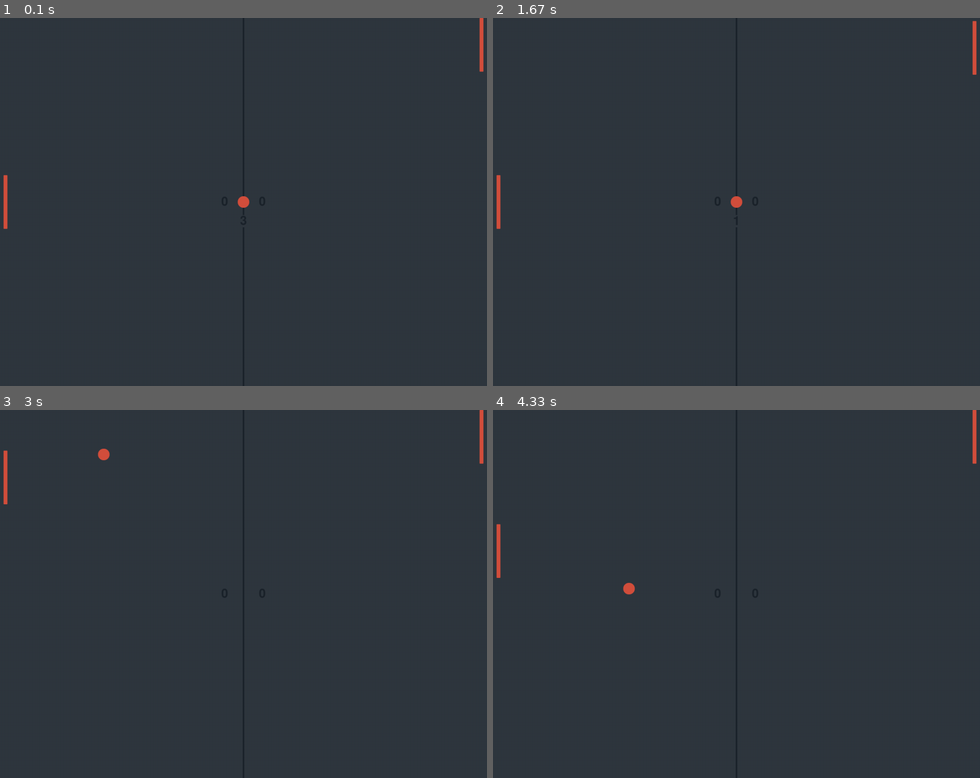
Above: before the commit, frames 1-4 (two rows, left to right).
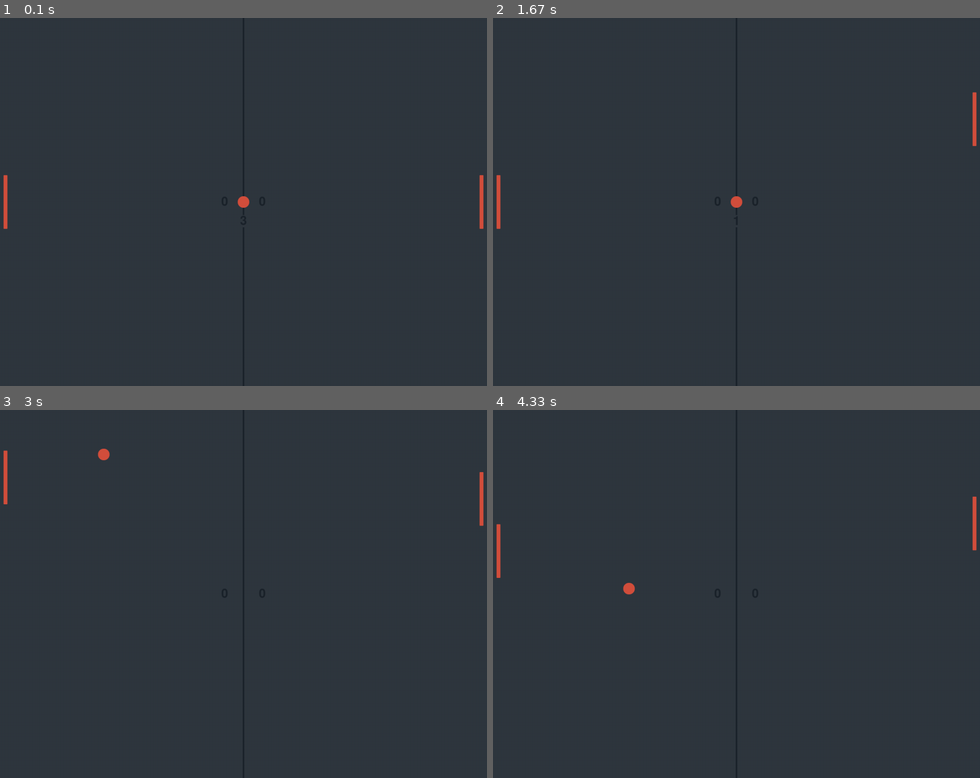
Above: after the commit, the same moments.

Repository: Pvp-man51/PyGame
Game: pygame game, started from Game.py
The game is run twice, just before and just after one commit, with the same random seed, the same clock (stepped at 60 frames per second) and the same inputs.
Inputs:
- Up to frame 1 (0.1 s): no input
- Up to frame 2 (1.67 s): hold Up 0.33-0.8 s; hold Down 0.83-1.13 s; hold Up 1.17-1.53 s; hold Down from 1.57 s (still down)
- Up to frame 3 (3 s): release Down at 1.93 s; hold Up 1.97-2.27 s; hold Down 2.3-2.6 s; hold Up from 2.63 s (still down)
- Up to frame 4 (4.33 s): release Up at 3 s; hold Down 3.03-3.4 s; hold Up 3.43-3.73 s; hold Down 3.77-4.07 s; hold Up from 4.1 s (still down)

The runs differ from the first frame. In frame 1, 0.3% of the frame differs, in the area x 98-100%, y 0-58%; in frame 2, 0.3%; in frame 3, 0.3%; in frame 4, 0.3%.

Commit message:
fixed a bug

Diff:
--- a/Game.py
+++ b/Game.py
@@ -19,7 +19,7 @@
             self.rect.bottom = screen_height
 
     def update(self, ball_group):
-        self.rect.y = self.movement
+        self.rect.y += self.movement
         self.screen_constrain()
 
 class Ball(Block):
@@ -158,7 +158,7 @@
 middle_strip = pygame.Rect(screen_width/ 2 - 2, 0, 4, screen_height)
 
 # Game objects
-player = Player("Sprites\Paddle.png", screen_width - 20, screen_height/ 2 - 70, 8)
+player = Player("Sprites\Paddle.png", screen_width - 20, screen_height/ 2, 8)
 opponent = Opponent("Sprites\Paddle.png", 20, screen_height/2, 8)
 paddle_group = pygame.sprite.Group()
 paddle_group.add(player)
